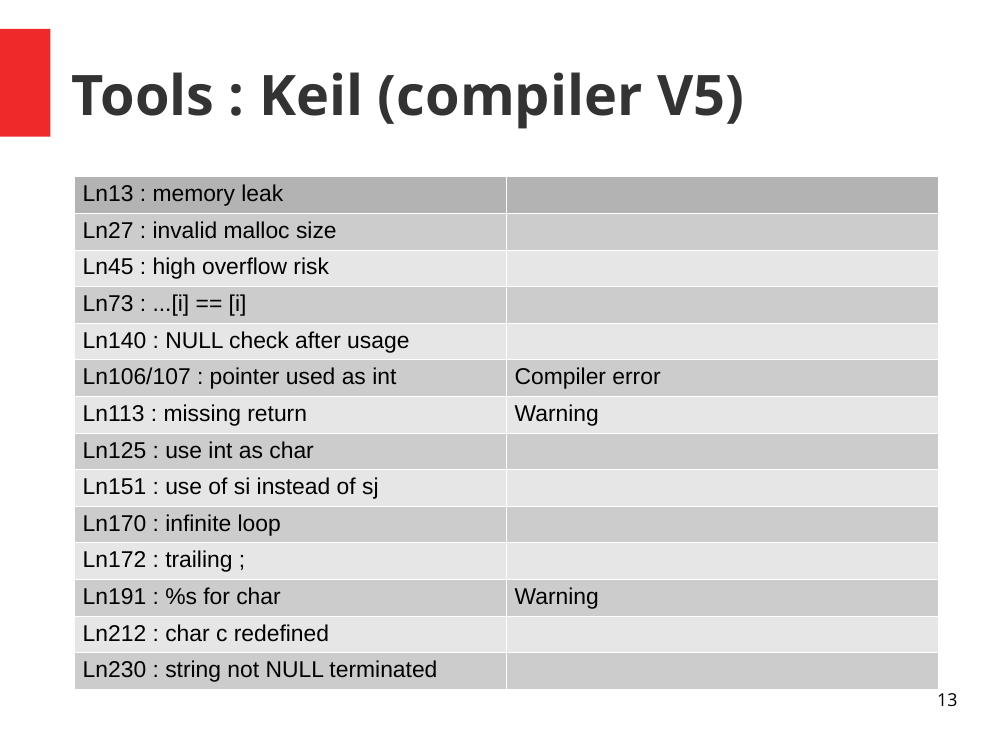
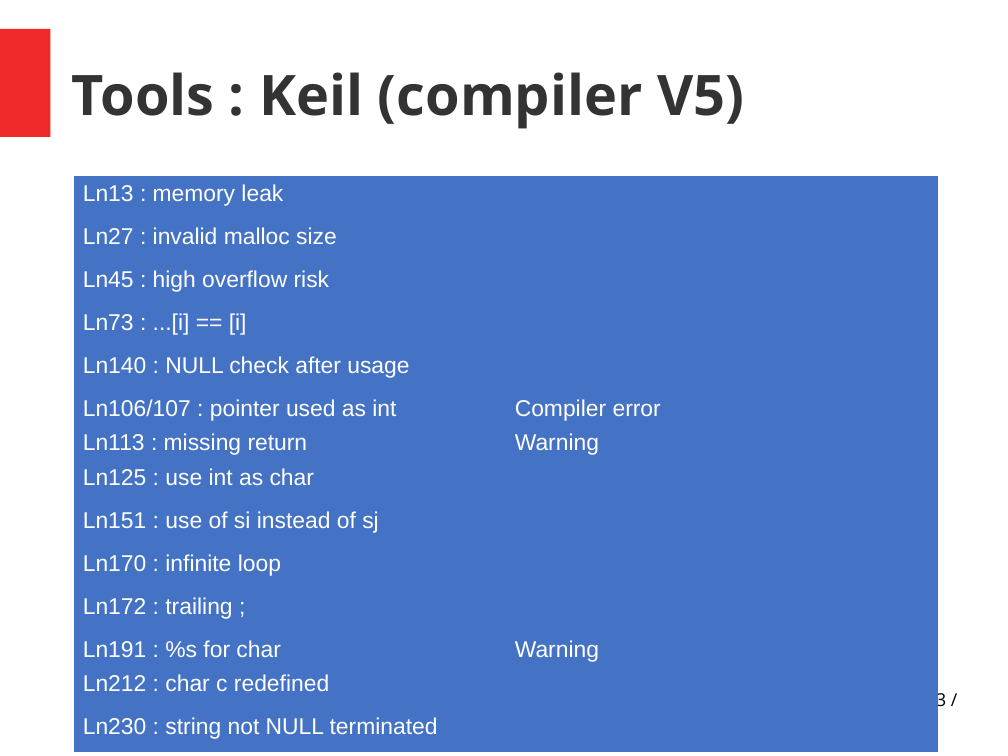
Before and after one commit to PandaChauve/StaticAnalysisTests, a slide deck: slide 13 of Untitled 1.odp. Drawn at 1008x756 pixels with LibreOffice and Linux fonts; fonts in the diff are those of the drawing. Boxes give left, top, right and bottom in pixels: in the first picture for what was removed or moved away, otherwise in the second. Text is boxed around its words. In the diff, an @@ line names an element or a change of style, - is before the commit and + after.

```diff
--- a/Untitled 1.odp
+++ b/Untitled 1.odp
@@ table at [74,177,938,743] @@
@@ fill #B3B3B3 to #4472C4 in row 1 @@
@@ fill #CCCCCC to #4472C4 in 14 cells @@
@@ fill #E6E6E6 to #4472C4 in 12 cells @@
@@ text colour #000000 to #FFFFFF @@
@@ borders changed @@
@@ page number at [926,689,946,711]: text changed @@
-13
+13 /
```
Also in this commit, not shown: 37 other slides changed.
